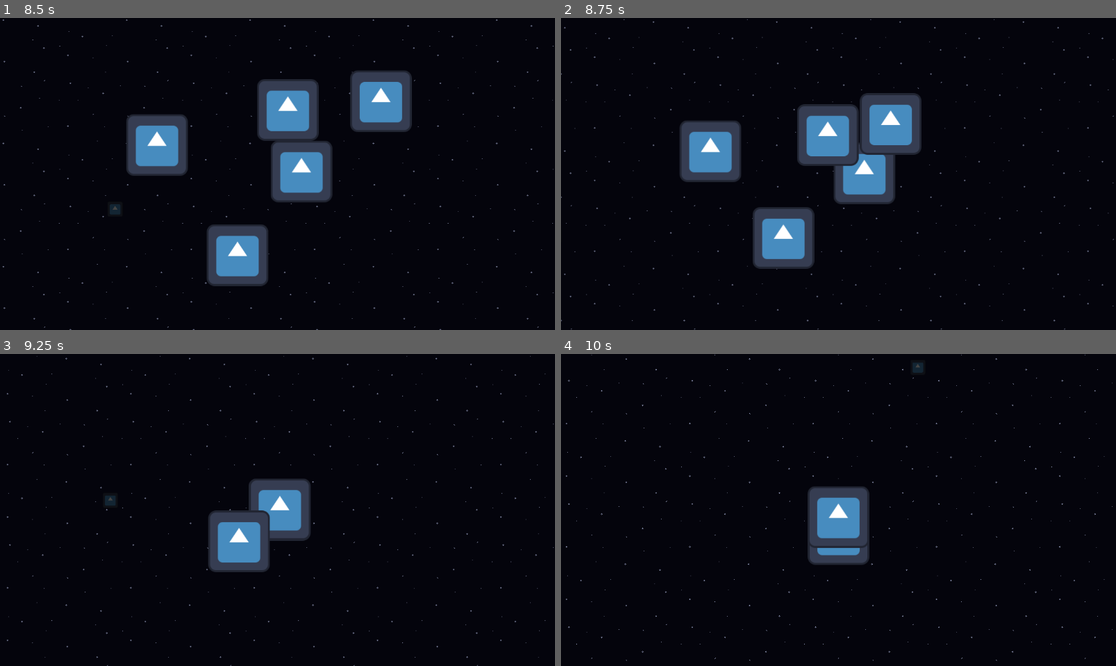
Above: before the commit, frames 1-4 (two rows, left to right).
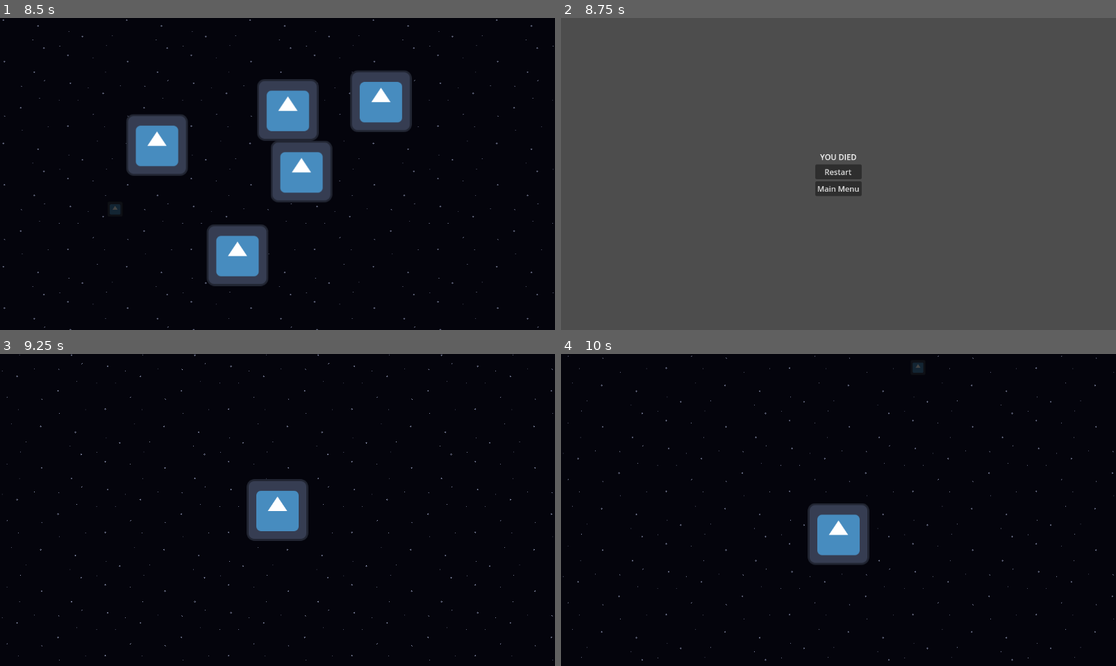
Above: after the commit, the same moments.

Repository: WinterAtne/Game-Jam
Game: Godot game, scene res://scenes/main.tscn
Two runs of this game, one before a commit and one after it. Both use one fixed random seed, a clock stepped at 60 frames per second and the inputs below. The engine's default icon, where the game draws it, is replaced by a stand-in: a white triangle on a blue panel in a dark square.
Inputs (mouse positions are in pixels of both pictures, inside the frame that each line leads up to):
- Up to frame 1 (8.5 s): click "Start" at 0.5 s; tap Enter at 1.25 s; move the mouse to (399, 158) at 1.27 s; hold D (right) 1.28-2.03 s; click (399, 158) at 1.35 s; move the mouse to (166, 189) at 2.02 s; hold Down (down) 2.03-2.78 s; click (166, 189) at 2.1 s; move the mouse to (333, 105) at 2.77 s; hold D (right) 2.78-3.53 s; click (333, 105) at 2.85 s; move the mouse to (249, 236) at 3.52 s; hold W (up) 3.53-4.28 s; click (249, 236) at 3.6 s; move the mouse to (444, 220) at 4.27 s; hold A (left) 4.28-5.78 s; click (444, 220) at 4.35 s; move the mouse to (111, 127) at 5.02 s; click (111, 127) at 5.1 s; move the mouse to (305, 174) at 5.77 s; hold Down (down) 5.78-6.53 s; click (305, 174) at 5.85 s; move the mouse to (194, 96) at 6.52 s; hold D (right) 6.53-7.28 s; click (194, 96) at 6.6 s; move the mouse to (399, 158) at 7.27 s; hold W (up) 7.28-8.03 s; click (399, 158) at 7.35 s; move the mouse to (166, 189) at 8.02 s; hold D (right) from 8.03 s (still down); click (166, 189) at 8.1 s
- Up to frame 2 (8.75 s): keep holding D (right)
- Up to frame 3 (9.25 s): release D (right) at 8.75 s; click (277, 506) at 8.75 s, where only the run after the commit has a clickable "Restart"
- Up to frame 4 (10 s): move the mouse to (894, 441) at 9.52 s; hold Down (down) from 9.53 s (still down); click (894, 441) at 9.6 s

Frame 1 is identical in both runs. In frame 2, 96% of the frame differs, in the area x 0-100%, y 0-100%; in frame 3, 3.1%; in frame 4, 1.8%.

Commit message:
Fixed death and added restart button to death screen

Diff:
--- a/scenes/level.gd
+++ b/scenes/level.gd
@@ -22,6 +22,5 @@
 	spawned_enemy.position = randf_range(800, 1200) * direction + Player.instance.global_position
 
 
-
 func end_game() -> void:
 	game_over.emit()
--- a/scenes/level.tscn
+++ b/scenes/level.tscn
@@ -22,4 +22,5 @@
 [node name="SpawnTimer" type="Timer" parent="."]
 autostart = true
 
+[connection signal="died" from="Player" to="." method="end_game"]
 [connection signal="timeout" from="SpawnTimer" to="." method="spawn_enemies"]
--- a/scenes/main.gd
+++ b/scenes/main.gd
@@ -31,11 +31,11 @@
 
 func load_level() -> void:
 	disable_ui()
-	if level == null:
-		level = level_template.instantiate()
-		add_child.call_deferred(level)
-		if level.has_signal("game_over"):
-			level.game_over.connect(load_death_screen)
+	disable_gameplay()
+	level = level_template.instantiate()
+	add_child.call_deferred(level)
+	if level.has_signal("game_over"):
+		level.game_over.connect(load_death_screen)
 
 func disable_ui() -> void:
 	%MainMenu.visible = false
--- a/scenes/main.tscn
+++ b/scenes/main.tscn
@@ -24,6 +24,7 @@
 [connection signal="button_down" from="MainMenu/CenterContainer/VBoxContainer/Start" to="." method="load_level"]
 [connection signal="button_down" from="MainMenu/CenterContainer/VBoxContainer/Credits" to="." method="load_credits"]
 [connection signal="button_down" from="Credits/Buttons/MainMenu" to="." method="load_main_menu"]
+[connection signal="button_down" from="DeathScreen/CenterContainer/VBoxContainer/Restart" to="." method="load_level"]
 [connection signal="button_down" from="DeathScreen/CenterContainer/VBoxContainer/Main Menu" to="." method="load_main_menu"]
 
 [editable path="MainMenu"]
--- a/scenes/ui/death_screen.tscn
+++ b/scenes/ui/death_screen.tscn
@@ -18,6 +18,10 @@
 horizontal_alignment = 1
 uppercase = true
 
+[node name="Restart" type="Button" parent="CenterContainer/VBoxContainer"]
+layout_mode = 2
+text = "Restart"
+
 [node name="Main Menu" type="Button" parent="CenterContainer/VBoxContainer"]
 layout_mode = 2
 text = "Main Menu
